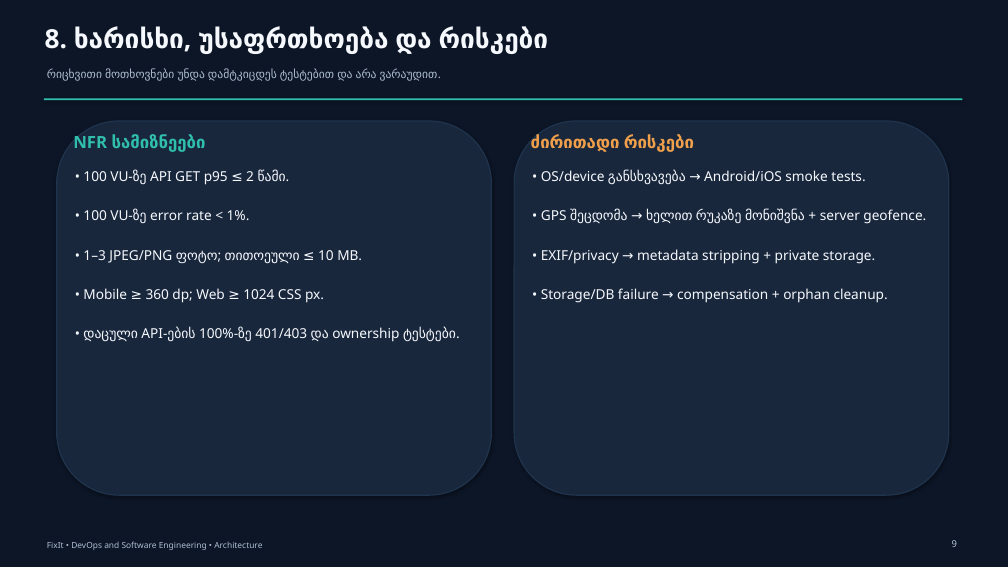
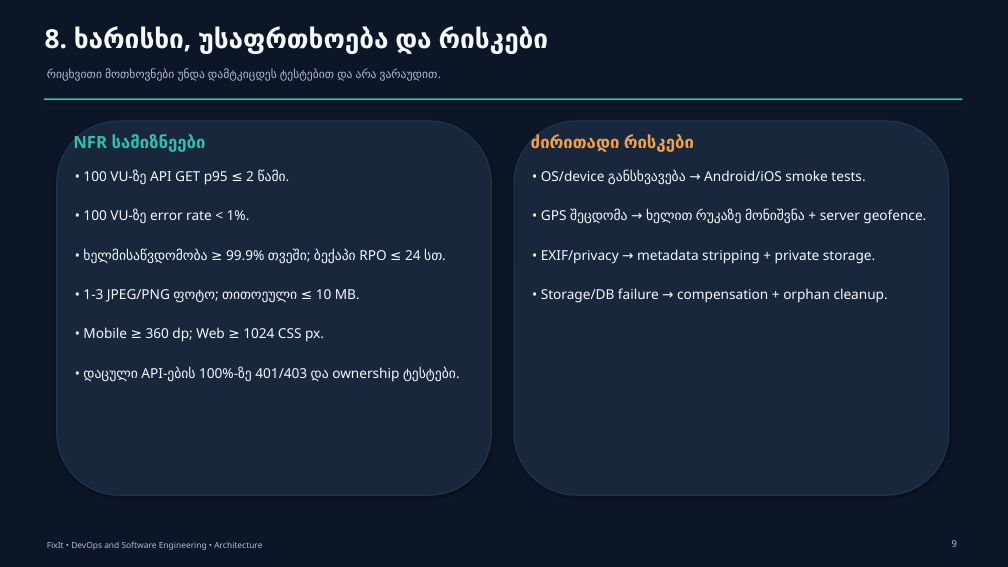
Before and after one commit to gigigiorgadze10/fixit, a slide deck: slide 9 of docs/FixIt-Architecture.pptx. Drawn at 1008x567 pixels with LibreOffice and Linux fonts; fonts in the diff are those of the drawing. Boxes give left, top, right and bottom in pixels: in the first picture for what was removed or moved away, otherwise in the second. Text is boxed around its words. In the diff, an @@ line names an element or a change of style, - is before the commit and + after.

```diff
--- a/docs/FixIt-Architecture.pptx
+++ b/docs/FixIt-Architecture.pptx
@@ text added at <box>83,248,442,263</box>, 13 pt, text #F5F8FC @@
+• ხელმისაწვდომობა ≥ 99.9% თვეში; ბექაპი RPO ≤ 24 სთ.
@@ text at <box>83,289,360,303</box>: text changed @@
-• 1–3 JPEG/PNG ფოტო; თითოეული ≤ 10 MB.
+• 1-3 JPEG/PNG ფოტო; თითოეული ≤ 10 MB.
@@ text "• Mobile ≥ 360 dp; ...": place and size @@
-text "• Mobile ≥ 360 dp; ..." at <box>83,288,324,303</box>
+text "• Mobile ≥ 360 dp; ..." at <box>83,327,324,342</box>
@@ text "• დაცული API-ების 100%-ზე 401/403 ...": place and size @@
-text "• დაცული API-ების 100%-ზე 401/403 ..." at <box>83,327,456,342</box>
+text "• დაცული API-ების 100%-ზე 401/403 ..." at <box>83,366,456,382</box>
```
Also in this commit, not shown: 1 other slide changed, 40 other files.
